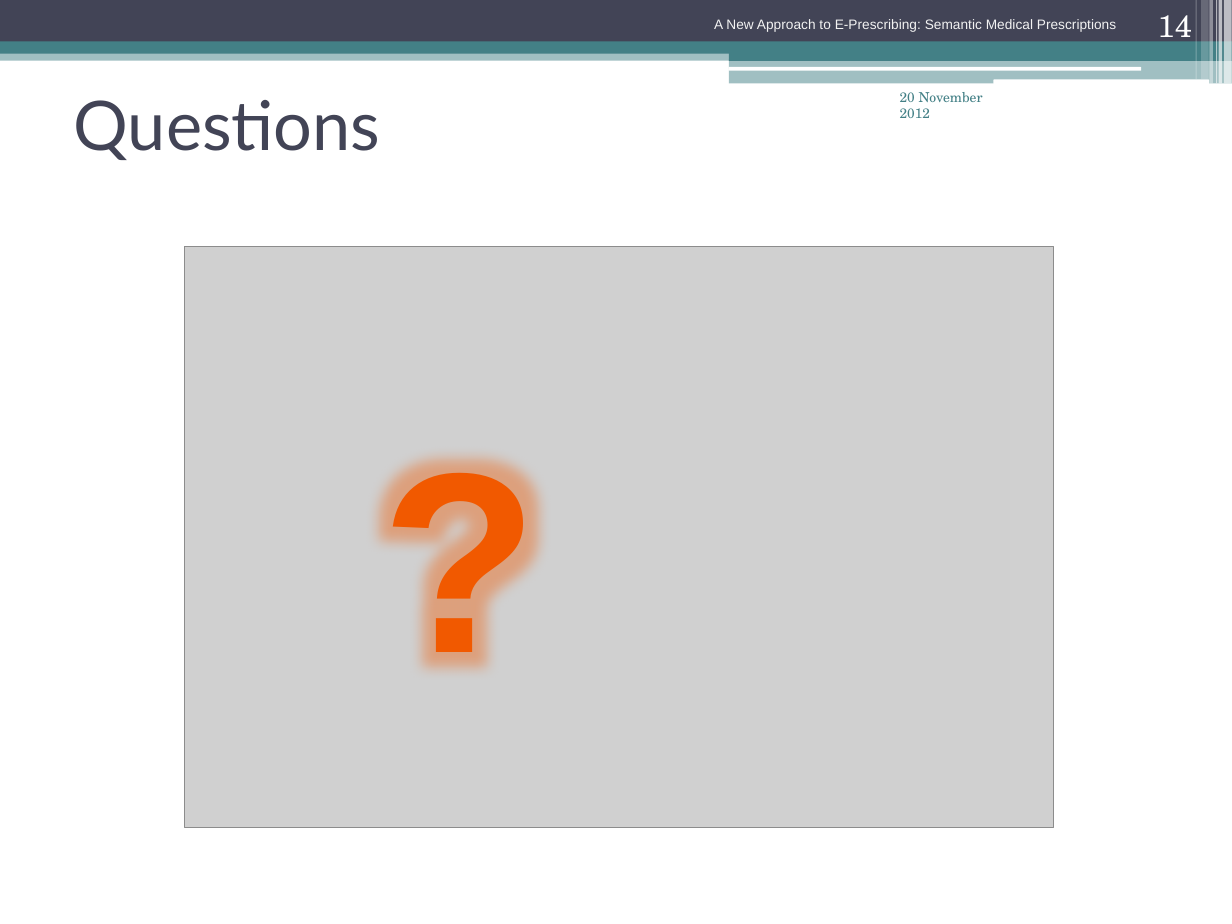
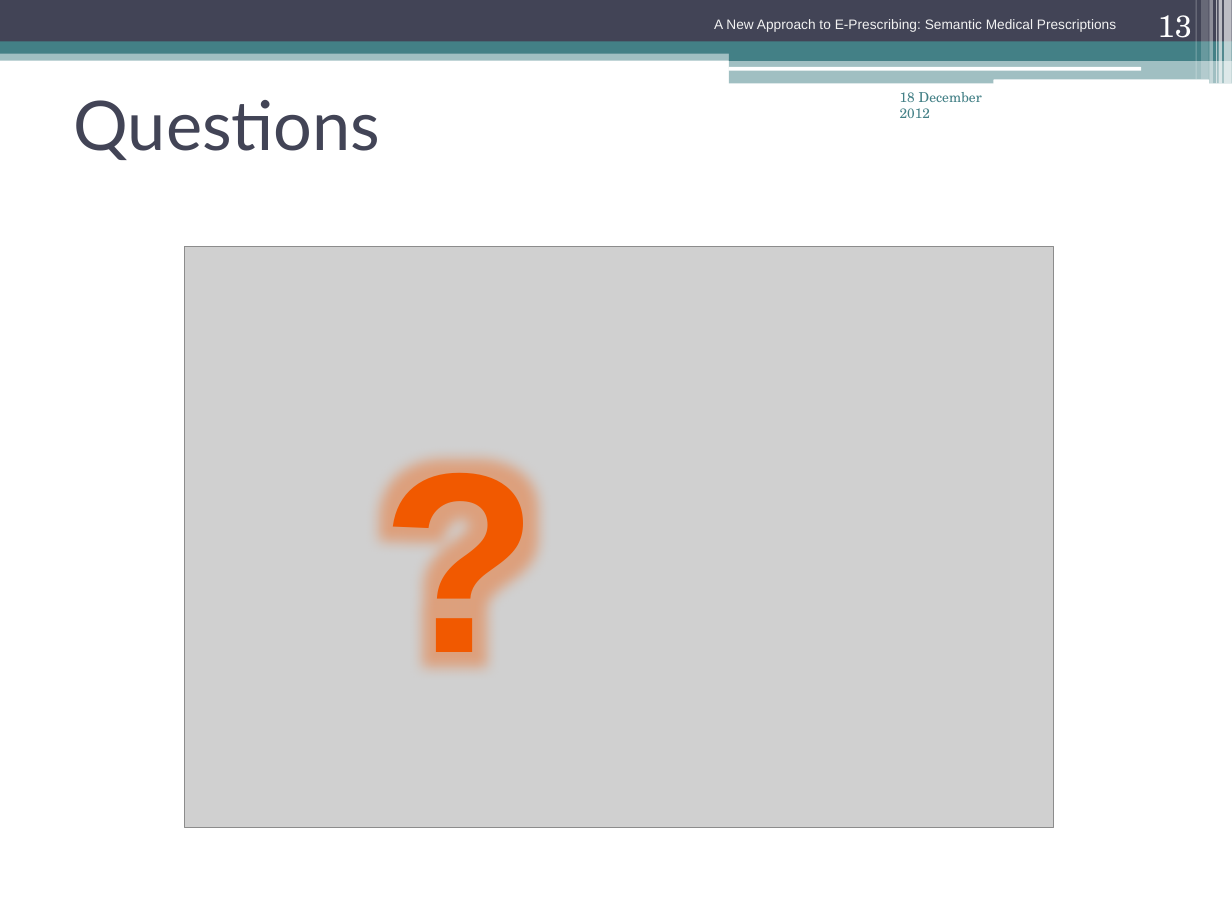
Before and after one commit to thinker007/pharmer, a slide deck: slide 13 of paper/iran_iceh/Pharmer_Presentation.pptx (slide 14 before the commit). Drawn at 1232x924 pixels with LibreOffice and Linux fonts; fonts in the diff are those of the drawing; grey boxes stand for pictures. Boxes give left, top, right and bottom in pixels: in the first picture for what was removed or moved away, otherwise in the second. Text is boxed around its words. In the diff, an @@ line names an element or a change of style, - is before the commit and + after.

```diff
--- a/paper/iran_iceh/Pharmer_Presentation.pptx
+++ b/paper/iran_iceh/Pharmer_Presentation.pptx
@@ page number at <box>1158,15,1192,46</box>: text changed @@
-14
+13
@@ text at <box>900,92,982,118</box>: text changed @@
-20 November 2012
+18 December 2012
```
Also in this commit, not shown: 12 other slides changed, 1 slide removed.
